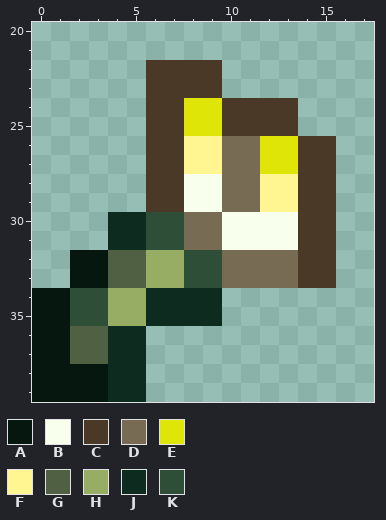
Pixel-art sprite -- Resources/Textures/Projectiles/Friendly/Nature/SacrificialSickle.png. That is the earlier state.
The file is 40x40 pixels. Colours within 5 levels of each other are drawn and written as one. Shown: x 0..17, y 20..39.
Palette (. is transparent): A #061710  B #f9ffed  C #4a3926  D #786b53  E #dfe607  F #fff692  G #506042  H #97ad64  J #0e2b20  K #2f4e38
Once edited:
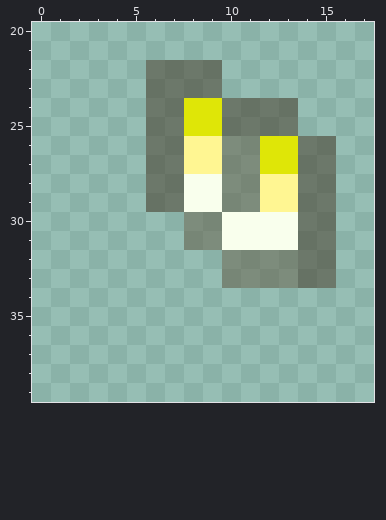
Change:
colour C: #4a3926 -> #4131207f
colour D: #786b53 -> #6459437f
y 30..31: x 4..7 JJKK -> ....
y 32..33: x 2..9 AAGGHHKK -> ........
y 34..35: x 0..9 AAKKHHJJJJ -> ..........
y 36..37: x 0..5 AAGGJJ -> ......
y 38..39: x 0..5 AAAAJJ -> ......
Changed places in both pictures, as pixel boxes (x1, y1, x2, y2):
changed: (32, 60, 336, 402)
